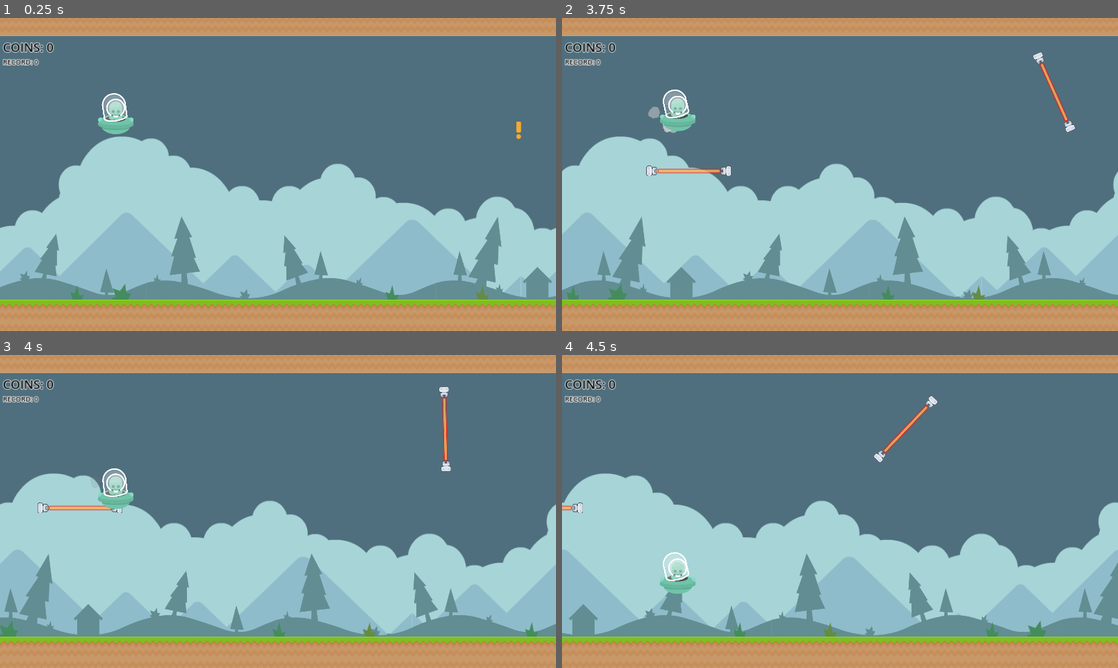
Above: before the commit, frames 1-4 (two rows, left to right).
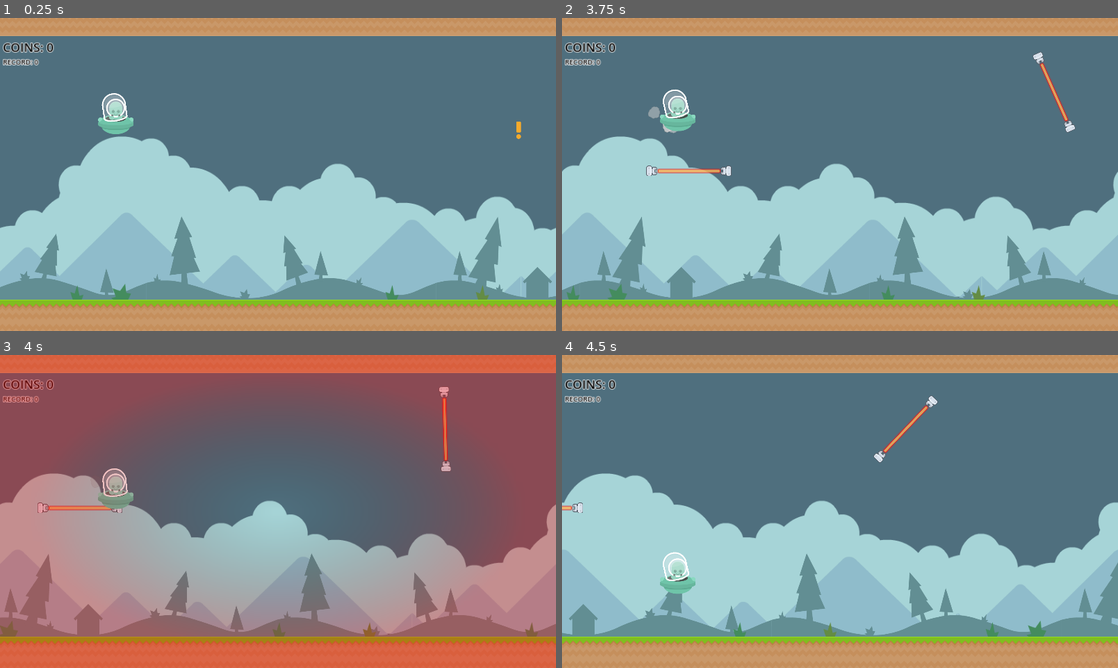
Above: after the commit, the same moments.

Repository: tumatihub/jetpack
Game: Godot game, scene res://levels/sandbox.tscn
The game is run twice, just before and just after one commit, with the same random seed, the same clock (stepped at 60 frames per second) and the same inputs.
Inputs:
- Up to frame 1 (0.25 s): no input
- Up to frame 2 (3.75 s): hold Space (thrust) 0.53-1.28 s; hold Space (thrust) 2.03-3.53 s
- Up to frame 3 (4 s): no input
- Up to frame 4 (4.5 s): no input

Frames 1-2 are identical in both runs. In frame 3, 84% of the frame differs, in the area x 0-100%, y 0-100%; in frame 4, nothing differs.

Commit message:
Flash FX

Diff:
--- /dev/null
+++ b/common/fx/flash/flash.gd
@@ -0,0 +1,27 @@
+class_name Flash
+extends Node2D
+
+@export var _flash_texture: TextureRect
+@export var _shock_wave_scene: PackedScene
+
+var color: Color = Color.WHITE
+var shock_wave_positions: Array[Vector2]
+
+func _ready() -> void:
+	_flash()
+
+func _flash() -> void:
+	_flash_texture.self_modulate = color
+	var tween := create_tween()
+	tween.tween_property(_flash_texture, "self_modulate:a", 0, 0.1)
+	#tween.tween_callback(_spawn_all_shock_waves)
+	tween.tween_callback(queue_free)
+
+func _spawn_all_shock_waves() -> void:
+	for pos in shock_wave_positions:
+		_spawn_shock_wave(pos)
+
+func _spawn_shock_wave(pos: Vector2) -> void:
+	var shock_wave := _shock_wave_scene.instantiate() as Node2D
+	shock_wave.global_position = pos
+	add_sibling(shock_wave)
--- /dev/null
+++ b/common/fx/flash/flash.tscn
@@ -0,0 +1,27 @@
+[gd_scene load_steps=4 format=3 uid="uid://damcjubyi1b17"]
+
+[ext_resource type="Script" path="res://common/fx/flash/flash.gd" id="1_hatcc"]
+
+[sub_resource type="Gradient" id="Gradient_gkf6n"]
+colors = PackedColorArray(0, 0, 0, 0, 1, 1, 1, 1)
+
+[sub_resource type="GradientTexture2D" id="GradientTexture2D_74tos"]
+gradient = SubResource("Gradient_gkf6n")
+fill = 1
+fill_from = Vector2(0.5, 0.5)
+fill_to = Vector2(0.824786, 0.192308)
+
+[node name="Flash" type="Node2D" node_paths=PackedStringArray("_flash_texture")]
+script = ExtResource("1_hatcc")
+_flash_texture = NodePath("CanvasLayer/TextureRect")
+
+[node name="CanvasLayer" type="CanvasLayer" parent="."]
+layer = 100
+
+[node name="TextureRect" type="TextureRect" parent="CanvasLayer"]
+anchors_preset = 15
+anchor_right = 1.0
+anchor_bottom = 1.0
+grow_horizontal = 2
+grow_vertical = 2
+texture = SubResource("GradientTexture2D_74tos")
--- /dev/null
+++ b/default_bus_layout.tres
@@ -0,0 +1,4 @@
+[gd_resource type="AudioBusLayout" format=3 uid="uid://d2uhw50fhtfdj"]
+
+[resource]
+bus/0/volume_db = -7.63485
--- a/entities/missile_launcher/missile.tscn
+++ b/entities/missile_launcher/missile.tscn
@@ -40,6 +40,69 @@
 [sub_resource type="RectangleShape2D" id="RectangleShape2D_cenjl"]
 size = Vector2(32, 12)
 
+[sub_resource type="Animation" id="Animation_lg648"]
+length = 0.001
+tracks/0/type = "value"
+tracks/0/imported = false
+tracks/0/enabled = true
+tracks/0/path = NodePath("Exclamation:self_modulate")
+tracks/0/interp = 1
+tracks/0/loop_wrap = true
+tracks/0/keys = {
+"times": PackedFloat32Array(0),
+"transitions": PackedFloat32Array(1),
+"update": 0,
+"values": [Color(0.960784, 0.172549, 0.172549, 1)]
+}
+tracks/1/type = "value"
+tracks/1/imported = false
+tracks/1/enabled = true
+tracks/1/path = NodePath("TextureRect:self_modulate")
+tracks/1/interp = 1
+tracks/1/loop_wrap = true
+tracks/1/keys = {
+"times": PackedFloat32Array(0),
+"transitions": PackedFloat32Array(1),
+"update": 0,
+"values": [Color(0.76, 0.114507, 0.0684, 1)]
+}
+tracks/2/type = "value"
+tracks/2/imported = false
+tracks/2/enabled = true
+tracks/2/path = NodePath("../Warning/WarningTexture:scale")
+tracks/2/interp = 1
+tracks/2/loop_wrap = true
+tracks/2/keys = {
+"times": PackedFloat32Array(0),
+"transitions": PackedFloat32Array(1),
+"update": 0,
+"values": [Vector2(2, 2)]
+}
+tracks/3/type = "value"
+tracks/3/imported = false
+tracks/3/enabled = true
+tracks/3/path = NodePath("../Warning/WarningTexture:position")
+tracks/3/interp = 1
+tracks/3/loop_wrap = true
+tracks/3/keys = {
+"times": PackedFloat32Array(0),
+"transitions": PackedFloat32Array(1),
+"update": 0,
+"values": [Vector2(1738, 490)]
+}
+tracks/4/type = "value"
+tracks/4/imported = false
+tracks/4/enabled = true
+tracks/4/path = NodePath("../Warning/WarningTexture:self_modulate")
+tracks/4/interp = 1
+tracks/4/loop_wrap = true
+tracks/4/keys = {
+"times": PackedFloat32Array(0),
+"transitions": PackedFloat32Array(1),
+"update": 0,
+"values": [Color(0.96, 0.7632, 0.1728, 1)]
+}
+
 [sub_resource type="Animation" id="Animation_7rhwp"]
 resource_name = "blink"
 length = 0.3
@@ -67,69 +130,6 @@
 "transitions": PackedFloat32Array(1, 1),
 "update": 1,
 "values": [Color(0.76, 0.114507, 0.0684, 1), Color(0.76, 0.114507, 0.0684, 0)]
-}
-
-[sub_resource type="Animation" id="Animation_lg648"]
-length = 0.001
-tracks/0/type = "value"
-tracks/0/imported = false
-tracks/0/enabled = true
-tracks/0/path = NodePath("Exclamation:self_modulate")
-tracks/0/interp = 1
-tracks/0/loop_wrap = true
-tracks/0/keys = {
-"times": PackedFloat32Array(0),
-"transitions": PackedFloat32Array(1),
-"update": 0,
-"values": [Color(0.960784, 0.172549, 0.172549, 1)]
-}
-tracks/1/type = "value"
-tracks/1/imported = false
-tracks/1/enabled = true
-tracks/1/path = NodePath("TextureRect:self_modulate")
-tracks/1/interp = 1
-tracks/1/loop_wrap = true
-tracks/1/keys = {
-"times": PackedFloat32Array(0),
-"transitions": PackedFloat32Array(1),
-"update": 0,
-"values": [Color(0.76, 0.114507, 0.0684, 1)]
-}
-tracks/2/type = "value"
-tracks/2/imported = false
-tracks/2/enabled = true
-tracks/2/path = NodePath("../Warning/WarningTexture:scale")
-tracks/2/interp = 1
-tracks/2/loop_wrap = true
-tracks/2/keys = {
-"times": PackedFloat32Array(0),
-"transitions": PackedFloat32Array(1),
-"update": 0,
-"values": [Vector2(2, 2)]
-}
-tracks/3/type = "value"
-tracks/3/imported = false
-tracks/3/enabled = true
-tracks/3/path = NodePath("../Warning/WarningTexture:position")
-tracks/3/interp = 1
-tracks/3/loop_wrap = true
-tracks/3/keys = {
-"times": PackedFloat32Array(0),
-"transitions": PackedFloat32Array(1),
-"update": 0,
-"values": [Vector2(1738, 490)]
-}
-tracks/4/type = "value"
-tracks/4/imported = false
-tracks/4/enabled = true
-tracks/4/path = NodePath("../Warning/WarningTexture:self_modulate")
-tracks/4/interp = 1
-tracks/4/loop_wrap = true
-tracks/4/keys = {
-"times": PackedFloat32Array(0),
-"transitions": PackedFloat32Array(1),
-"update": 0,
-"values": [Color(0.96, 0.7632, 0.1728, 1)]
 }
 
 [sub_resource type="Animation" id="Animation_myos7"]
--- a/entities/player/player.gd
+++ b/entities/player/player.gd
@@ -12,6 +12,7 @@
 @export var _smoke_particles: GPUParticles2D
 @export var _dome: Sprite2D
 @export var _audio_player: AudioStreamPlayer
+@export var _flash_scene: PackedScene
 
 var _velocity: float
 var _can_move: bool = true
@@ -28,10 +29,12 @@
 		_die()
 
 func activate_shield() -> void:
+	_flash(Color.YELLOW)
 	_shield_sprite.visible = true
 	_shield_active = true
 
 func deactivate_shield() -> void:
+	_flash(Color.YELLOW)
 	_shield_sprite.visible = false
 	_shield_active = false
 
@@ -70,9 +73,16 @@
 		get_tree().quit()
 
 func _die() -> void:
+	_flash(Color.RED)
 	_is_dead = true
 	_velocity = 0
 	get_tree().create_timer(3).timeout.connect(_on_death_timeout)
+
+func _flash(color: Color = Color.WHITE) -> void:
+	var flash := _flash_scene.instantiate() as Flash
+	flash.color = color
+	flash.shock_wave_positions = [global_position]
+	add_sibling(flash)
 
 func _bounce() -> void:
 	_is_bouncing = true
--- a/entities/player/player.tscn
+++ b/entities/player/player.tscn
@@ -1,12 +1,28 @@
-[gd_scene load_steps=17 format=3 uid="uid://yiojagcmj4p1"]
+[gd_scene load_steps=18 format=3 uid="uid://yiojagcmj4p1"]
 
 [ext_resource type="Script" path="res://entities/player/player.gd" id="1_kx7yn"]
+[ext_resource type="PackedScene" uid="uid://damcjubyi1b17" path="res://common/fx/flash/flash.tscn" id="2_0rujn"]
 [ext_resource type="Texture2D" uid="uid://bbj2uf2wmu2s6" path="res://entities/player/art/shipGreen_manned.png" id="2_d884w"]
 [ext_resource type="Texture2D" uid="uid://cv4duwfmt8ipo" path="res://entities/player/art/dome.png" id="3_3tjkc"]
 [ext_resource type="Texture2D" uid="uid://bpgmlmljibgli" path="res://entities/player/art/towerDefense_tile295.png" id="3_36kmc"]
 [ext_resource type="Texture2D" uid="uid://dt2q5n1662v7n" path="res://entities/player/art/shield3.png" id="3_i3um0"]
 [ext_resource type="Texture2D" uid="uid://cardkxnwwvlrw" path="res://entities/missile_launcher/art/smokeGrey5.png" id="5_xdgwe"]
 [ext_resource type="AudioStream" uid="uid://dl1m7wqx7xxm" path="res://entities/player/sfx/thrust.wav" id="7_uccy0"]
+
+[sub_resource type="Animation" id="Animation_l5of8"]
+length = 0.001
+tracks/0/type = "value"
+tracks/0/imported = false
+tracks/0/enabled = true
+tracks/0/path = NodePath("../Fire:scale")
+tracks/0/interp = 1
+tracks/0/loop_wrap = true
+tracks/0/keys = {
+"times": PackedFloat32Array(0),
+"transitions": PackedFloat32Array(1),
+"update": 0,
+"values": [Vector2(1, 1)]
+}
 
 [sub_resource type="Animation" id="Animation_wembm"]
 resource_name = "fire"
@@ -23,21 +39,6 @@
 "transitions": PackedFloat32Array(1, 1),
 "update": 0,
 "values": [Vector2(1, 1), Vector2(0.515, 1)]
-}
-
-[sub_resource type="Animation" id="Animation_l5of8"]
-length = 0.001
-tracks/0/type = "value"
-tracks/0/imported = false
-tracks/0/enabled = true
-tracks/0/path = NodePath("../Fire:scale")
-tracks/0/interp = 1
-tracks/0/loop_wrap = true
-tracks/0/keys = {
-"times": PackedFloat32Array(0),
-"transitions": PackedFloat32Array(1),
-"update": 0,
-"values": [Vector2(1, 1)]
 }
 
 [sub_resource type="AnimationLibrary" id="AnimationLibrary_kv606"]
@@ -89,6 +90,7 @@
 _smoke_particles = NodePath("Smoke")
 _dome = NodePath("Dome")
 _audio_player = NodePath("AudioStreamPlayer")
+_flash_scene = ExtResource("2_0rujn")
 
 [node name="Sprite2D" type="Sprite2D" parent="."]
 texture = ExtResource("2_d884w")
